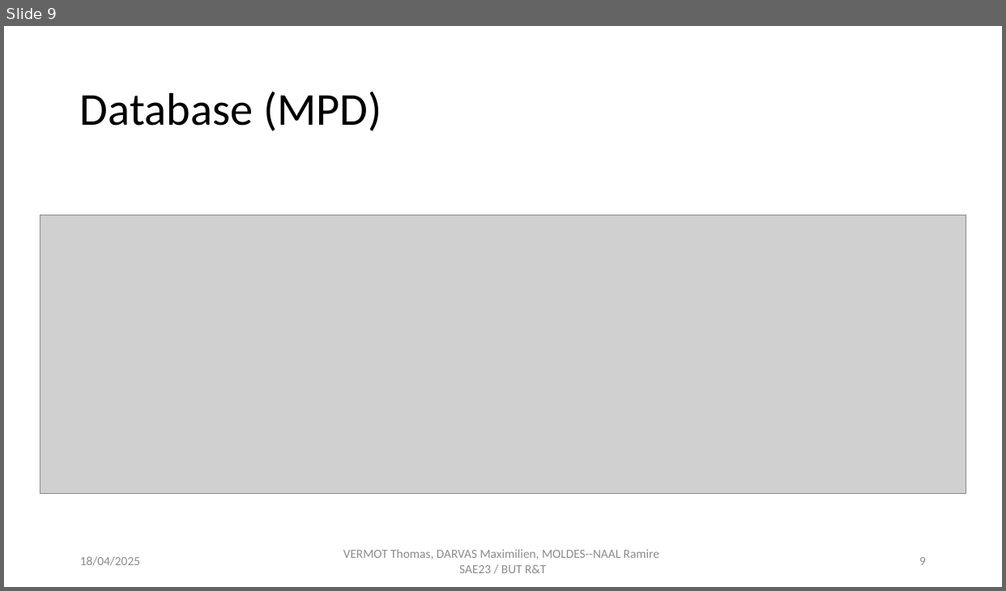
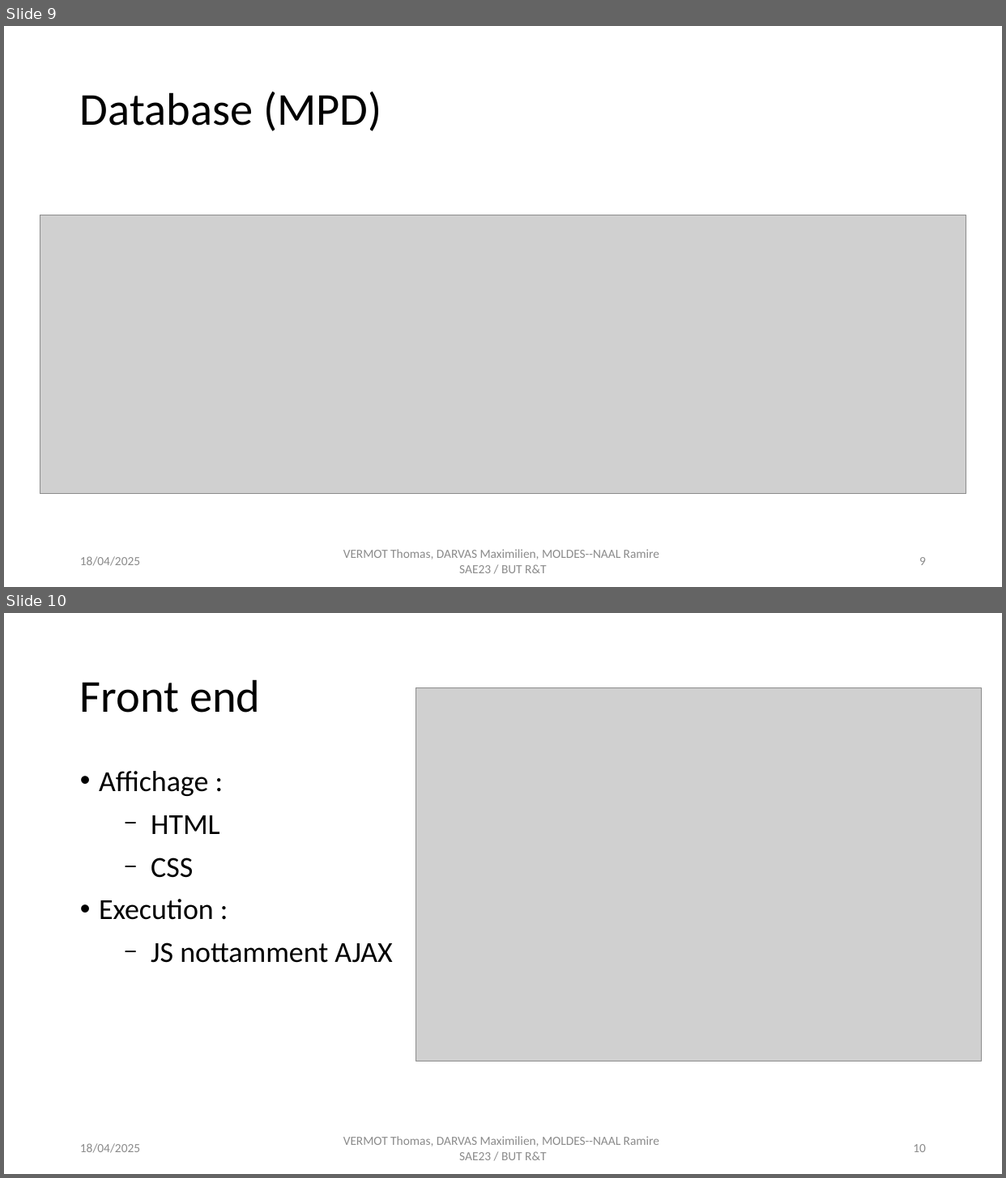
Before and after one commit to smaugue/SAE2.3, a slide deck: Présenation 2.3.pptx. Shown one above the other, each under a label of ours: slide 9 before the commit, slides 9 and 10 after it. The pictures are 1006x591 and 1006x1178 pixels, drawn with LibreOffice and Linux fonts; fonts in the diff are those of the drawing; grey boxes stand for pictures. Boxes give left, top, right and bottom in pixels: in the first picture for what was removed or moved away, otherwise in the second. Text is boxed around its words. In the diff, an @@ line names an element or a change of style, - is before the commit and + after.

```diff
--- a/Présenation 2.3.pptx
+++ b/Présenation 2.3.pptx
@@ slide 10 added at [4, 613, 1002, 1174], background #FFFFFF @@
@@ title added at [80, 679, 260, 713], 44 pt, text #000000 @@
+Front end
@@ picture added at [415, 688, 982, 1062] @@
@@ text added at [99, 771, 392, 963], 28 pt, text #000000 @@
+• Affichage :
+  − HTML
+  − CSS
+• Execution :
+  − JS nottamment AJAX
@@ text added at [80, 1144, 140, 1153], 12 pt, text #8C8C8C @@
+18/04/2025
@@ text added at [343, 1136, 659, 1161], 12 pt, text #8C8C8C @@
+VERMOT Thomas, DARVAS Maximilien, MOLDES--NAAL Ramire SAE23 / BUT R&T
@@ page number added at [913, 1144, 926, 1152], 12 pt, text #8C8C8C @@
+10
```
Also in this commit, not shown: 6 slides changed, 1 other slide added, 14 other files.
